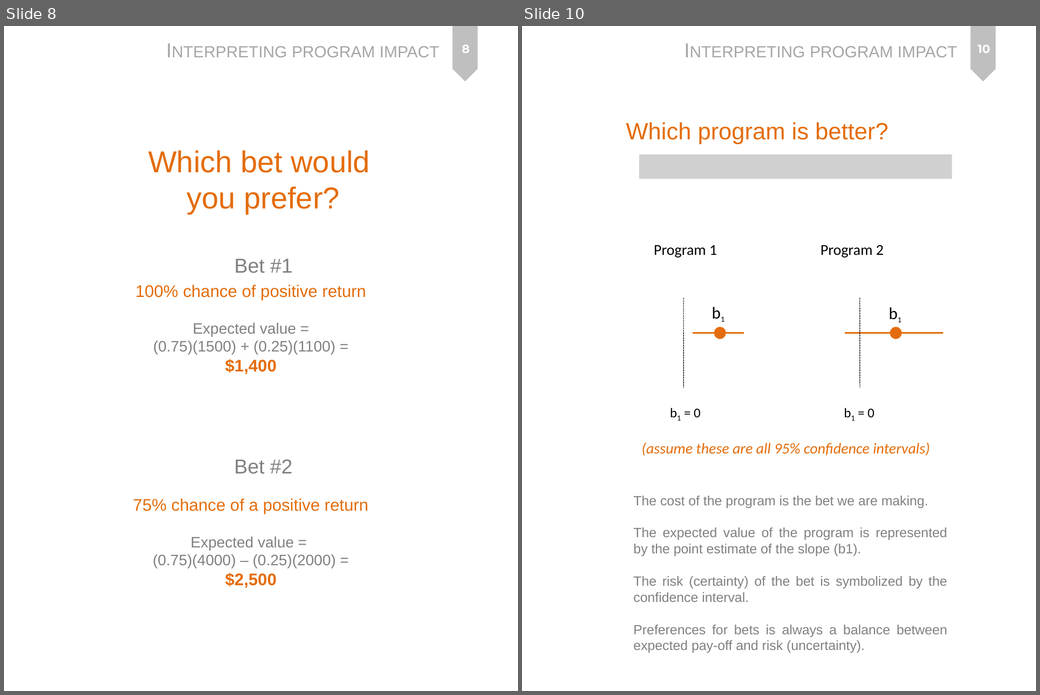
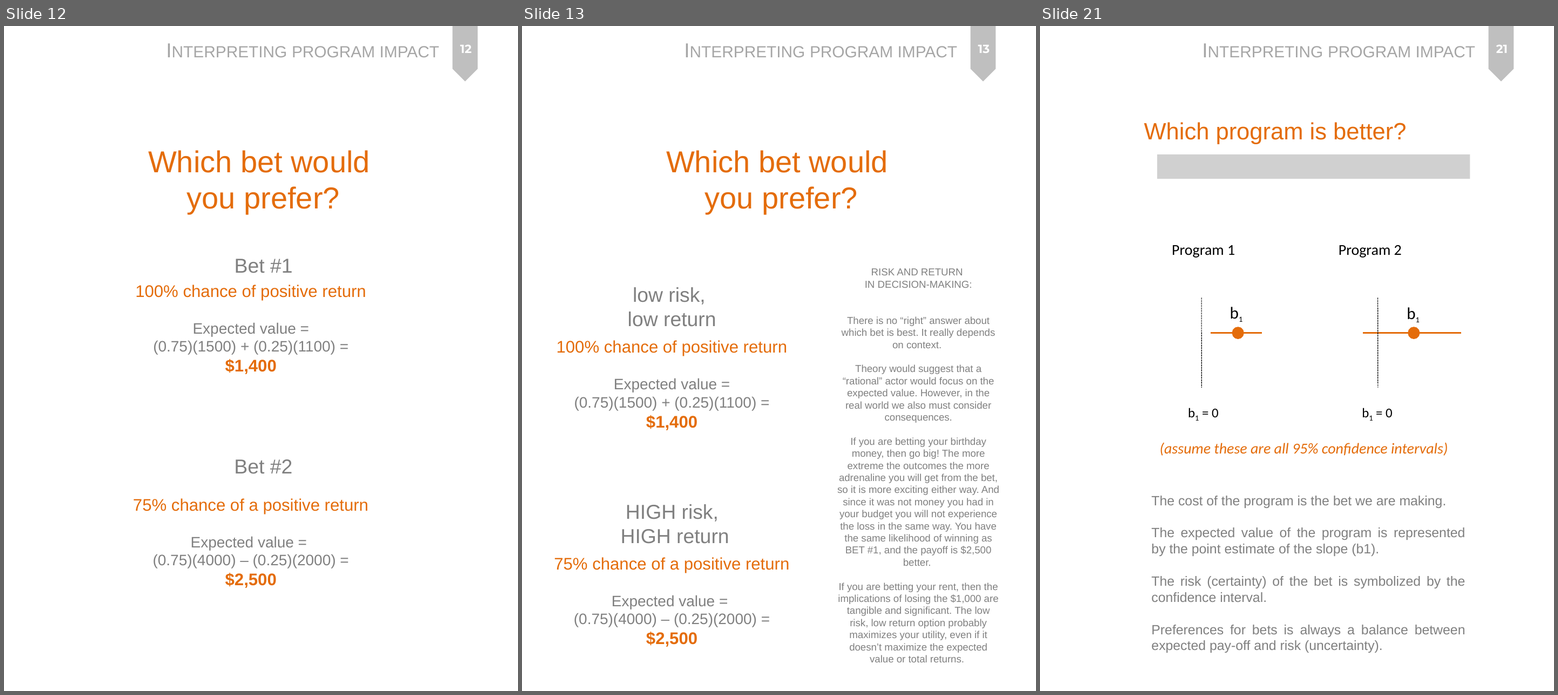
Before and after one commit to Watts-College/paf-510-template, a slide deck: lectures/p-05-program-impact.pptx. Shown side by side, each under a label of ours: slides 8 and 10 before the commit, slides 12, 13 and 21 after it; the slides between them are not shown. The pictures are 1040x695 and 1558x695 pixels, drawn with LibreOffice and Linux fonts; fonts in the diff are those of the drawing; grey boxes stand for pictures. Boxes give left, top, right and bottom in pixels: in the first picture for what was removed or moved away, otherwise in the second. Text is boxed around its words. In the diff, an @@ line names an element or a change of style, - is before the commit and + after.

```diff
--- a/lectures/p-05-program-impact.pptx
+++ b/lectures/p-05-program-impact.pptx
@@ slide 13 added at (522, 26, 1036, 691), background #FFFFFF; not listed: 2 template elements that a slide beside it also shows @@
@@ page number added at (978, 45, 990, 53), 14 pt, text #FFFFFF, bold @@
+13
@@ text added at (666, 150, 888, 214), 36 pt, text #E46C0A @@
+Which bet would
+you prefer?
@@ text added at (837, 268, 999, 663), 12 pt, text #808080 @@
+RISK AND RETURN
+IN DECISION-MAKING:
+There is no “right” answer about which bet is best. It really depends on context.
+Theory would suggest that a “rational” actor would focus on the expected value. However, in the real world we also must consider consequences.
+If you are betting your birthday money, then go big! The more extreme the outcomes the more adrenaline you will get from the bet, so it is more exciting either way. And since it was not money you had in your budget you will not experience the loss in the same way. You have the same likelihood of winning as BET #1, and the payoff is $2,500 better.
+If you are betting your rent, then the implications of losing the $1,000 are tangible and significant. The low risk, low return option probably maximizes your utility, even if it doesn’t maximize the expected value or total returns.
@@ text added at (628, 287, 716, 327), 24 pt, text #808080 @@
+low risk,
+low return
@@ text added at (557, 340, 787, 430), 18 pt, text #808080 @@
+100% chance of positive return
+Expected value =
+(0.75)(1500) + (0.25)(1100) =
+$1,400
@@ text added at (621, 504, 729, 544), 24 pt, text #808080 @@
+HIGH risk,
+HIGH return
@@ text added at (554, 557, 789, 647), 18 pt, text #808080 @@
+75% chance of a positive return
+Expected value =
+(0.75)(4000) – (0.25)(2000) =
+$2,500
@@ what was slide 8 is now slide 12 @@
@@ page number at (460, 45, 472, 53): text changed @@
-8
+12
@@ what was slide 10 is now slide 21 @@
@@ page number at (1496, 45, 1508, 53): text changed @@
-10
+21
```
Also in this commit, not shown: 3 slides changed, 10 other slides added, 1 other file.
